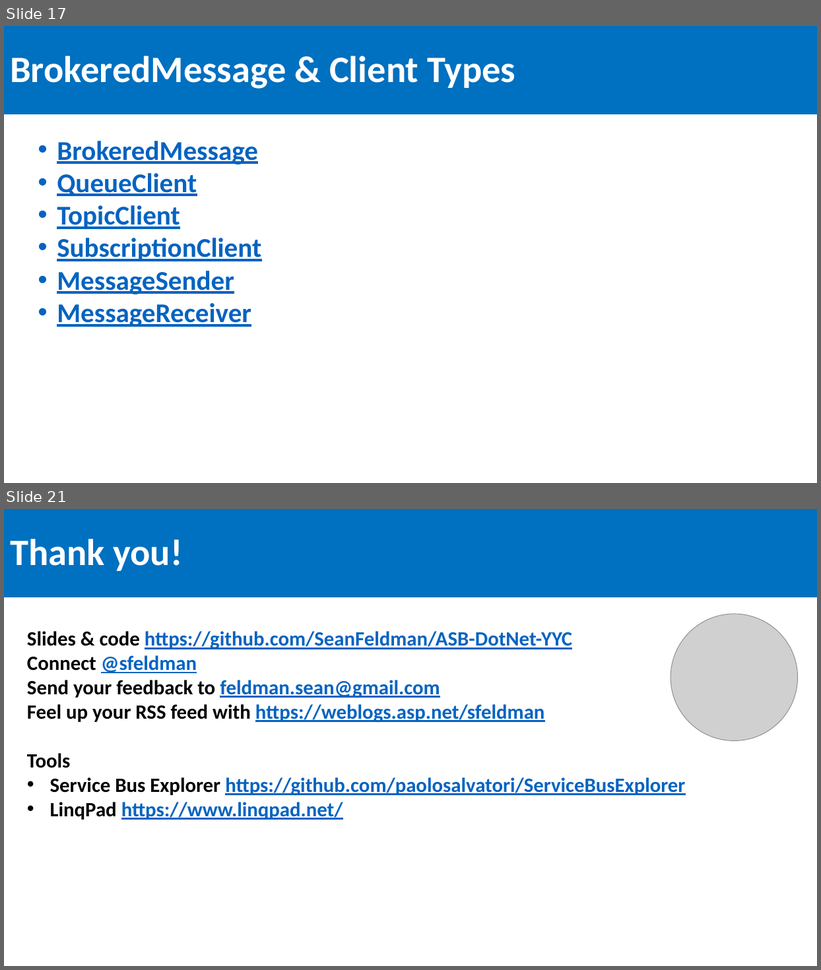
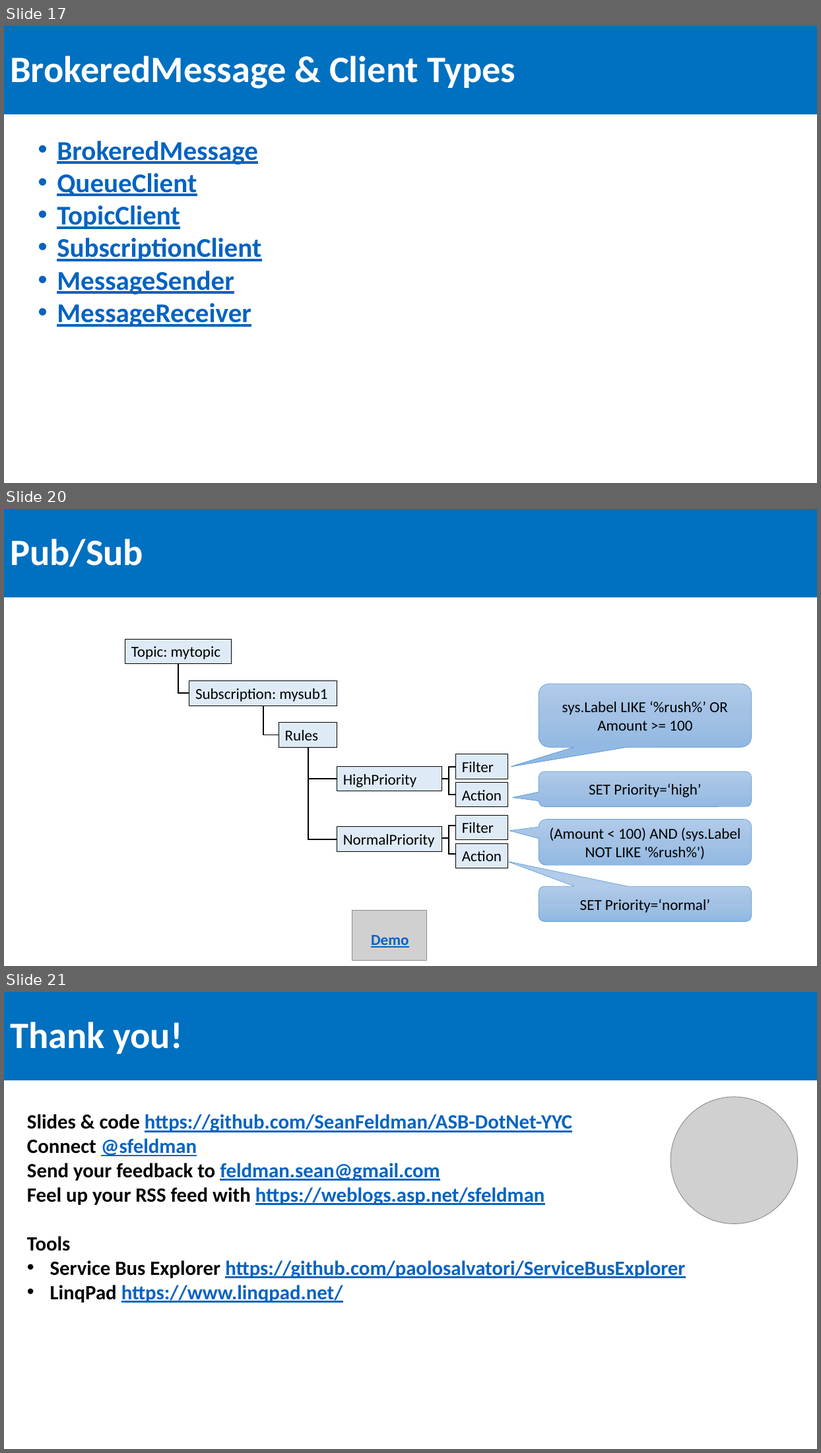
Before and after one commit to SeanFeldman/ASB-DotNet-YYC, a slide deck: Azure Service Bus Calgary .NET usergroup 2016-03-24.pptx. Shown one above the other, each under a label of ours: slides 17 and 21 before the commit, slides 17, 20 and 21 after it; the slides between them are not shown. The pictures are 821x970 and 821x1453 pixels, drawn with LibreOffice and Linux fonts; fonts in the diff are those of the drawing; grey boxes stand for pictures. Boxes give left, top, right and bottom in pixels: in the first picture for what was removed or moved away, otherwise in the second. Text is boxed around its words. In the diff, an @@ line names an element or a change of style, - is before the commit and + after.

```diff
--- a/Azure Service Bus Calgary .NET usergroup 2016-03-24.pptx
+++ b/Azure Service Bus Calgary .NET usergroup 2016-03-24.pptx
@@ slide 20 added at [4, 509, 817, 966], background #FFFFFF @@
@@ title added at [4, 509, 817, 597], fill #0070C0, 44 pt, text #FFFFFF, bold @@
+Pub/Sub
@@ rectangle added at [125, 639, 232, 664], fill #DEEBF7, outline #000000 0.75 pt, 18 pt, text #000000 @@
+Topic: mytopic
@@ elbow line added from (178, 664) to (189, 693), #000000 1.5 pt @@
@@ rectangle added at [189, 681, 337, 706], fill #DEEBF7, outline #000000 0.75 pt, 18 pt, text #000000 @@
+Subscription: mysub1
@@ rounded speech box added at [539, 684, 752, 747], fill gradient #B1CBE9 to #A3C1E5 to #93B9E4, outline #5B9BD5 0.5 pt, 18 pt, text #000000 @@
+sys.Label LIKE ‘%rush%’ OR Amount >= 100
@@ elbow line added from (279, 735) to (263, 706), #000000 1.5 pt @@
@@ rectangle added at [279, 722, 337, 747], fill #DEEBF7, outline #000000 0.75 pt, 18 pt, text #000000 @@
+Rules
@@ elbow line added from (337, 840) to (308, 747), #000000 1.5 pt @@
@@ elbow line added from (337, 779) to (308, 747), #000000 1.5 pt @@
@@ rectangle added at [456, 755, 508, 779], fill #DEEBF7, outline #000000 0.75 pt, 18 pt, text #000000 @@
+Filter
@@ rectangle added at [337, 767, 442, 791], fill #DEEBF7, outline #000000 0.75 pt, 18 pt, text #000000 @@
+HighPriority
@@ elbow line added from (456, 767) to (442, 779), #000000 1.5 pt @@
@@ elbow line added from (456, 795) to (442, 779), #000000 1.5 pt @@
@@ rectangle added at [456, 783, 508, 807], fill #DEEBF7, outline #000000 0.75 pt, 18 pt, text #000000 @@
+Action
@@ rounded speech box added at [539, 772, 752, 807], fill gradient #B1CBE9 to #A3C1E5 to #93B9E4, outline #5B9BD5 0.5 pt, 18 pt, text #000000 @@
+SET Priority=‘high’
@@ rectangle added at [456, 816, 508, 840], fill #DEEBF7, outline #000000 0.75 pt, 18 pt, text #000000 @@
+Filter
@@ rounded speech box added at [539, 819, 752, 865], fill gradient #B1CBE9 to #A3C1E5 to #93B9E4, outline #5B9BD5 0.5 pt, 18 pt, text #000000 @@
+(Amount < 100) AND (sys.Label NOT LIKE '%rush%')
@@ rectangle added at [337, 827, 442, 852], fill #DEEBF7, outline #000000 0.75 pt, 18 pt, text #000000 @@
+NormalPriority
@@ elbow line added from (456, 826) to (442, 838), #000000 1.5 pt @@
@@ elbow line added from (456, 854) to (442, 838), #000000 1.5 pt @@
@@ rectangle added at [456, 844, 508, 868], fill #DEEBF7, outline #000000 0.75 pt, 18 pt, text #000000 @@
+Action
@@ rounded speech box added at [539, 887, 752, 922], fill gradient #B1CBE9 to #A3C1E5 to #93B9E4, outline #5B9BD5 0.5 pt, 18 pt, text #000000 @@
+SET Priority=‘normal’
@@ picture added at [352, 911, 426, 961] @@
@@ text added at [371, 935, 409, 948], 18 pt, text #0563C1, bold, underline @@
+Demo
```
Also in this commit, not shown: 3 slides changed, 1 slide removed, 2 other files.
